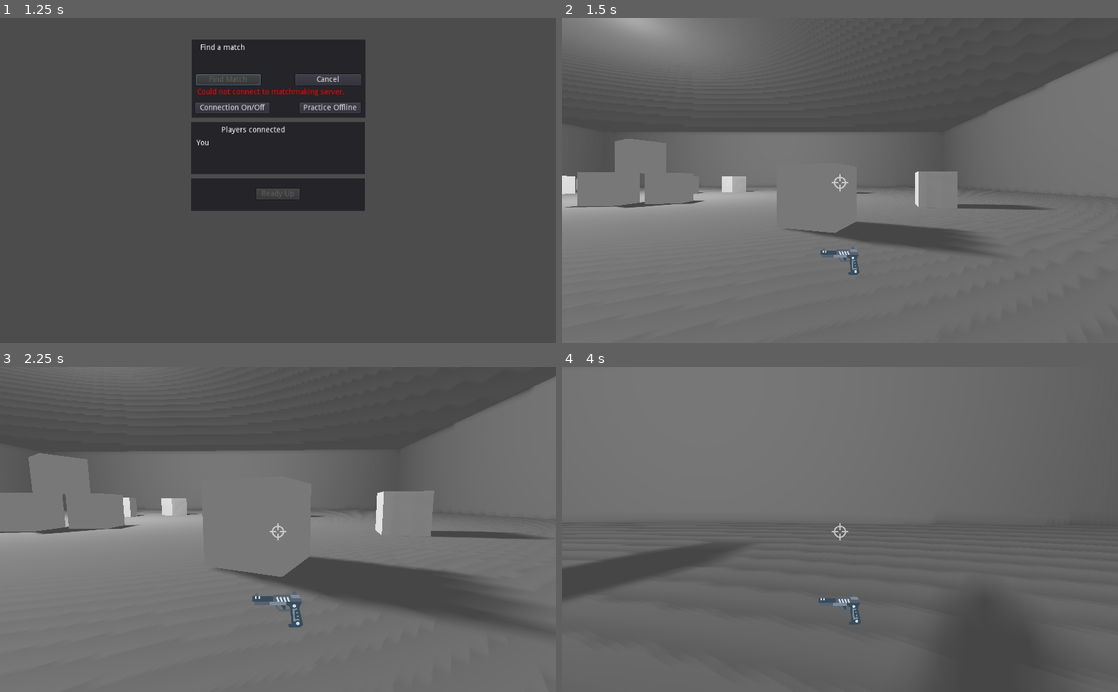
Above: before the commit, frames 1-4 (two rows, left to right).
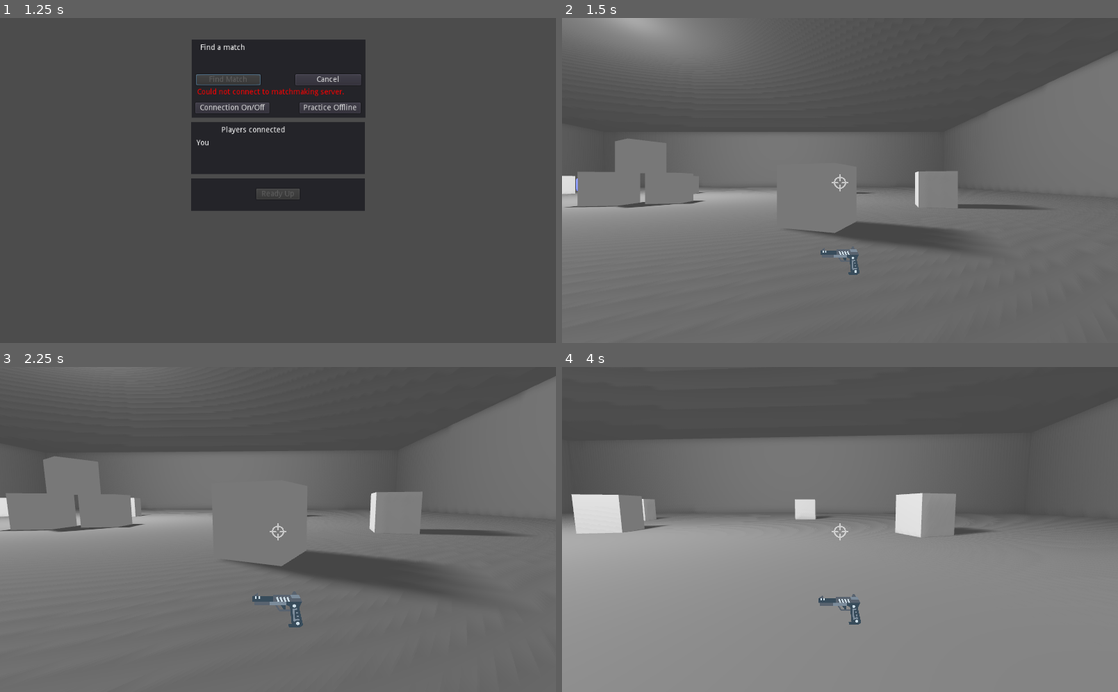
Above: after the commit, the same moments.

Repository: justinwash/duel-fps
Game: Godot game, scene res://game/game.tscn
The game is run twice, just before and just after one commit, with the same random seed, the same clock (stepped at 60 frames per second) and the same inputs.
Inputs (mouse positions are in pixels of both pictures, inside the frame that each line leads up to):
- Up to frame 1 (1.25 s): click "Find Match" at 0.5 s
- Up to frame 2 (1.5 s): click "Practice Offline" at 1.25 s
- Up to frame 3 (2.25 s): tap Enter at 2 s; move the mouse to (305, 529) at 2.02 s; hold W (move_forwards) from 2.03 s (still down); click (305, 529) at 2.1 s
- Up to frame 4 (4 s): keep holding W (move_forwards); tap Space (jump) at 2.27, 3.02 s; move the mouse to (812, 529) at 2.77 s; click (812, 529) at 2.85 s; move the mouse to (851, 523) at 3.52 s; click (851, 523) at 3.6 s

Frame 1 is identical in both runs. In frame 2, 0.2% of the frame differs, in the area x 0-72%, y 47-67%; in frame 3, 4.6%; in frame 4, 75%, in the area x 0-100%, y 0-100%.

Commit message:
fine-tune player movement

Diff:
--- a/maps/test/test.tscn
+++ b/maps/test/test.tscn
@@ -19,7 +19,7 @@
 transform = Transform( 1, 0, 0, 0, 1, 0, 0, 0, 1, 0, 0, 0 )
 
 [node name="OmniLight" parent="Geometry/Room" index="6"]
-transform = Transform( 1, 0, 0, 0, 5.91716, 0, 0, 0, 1, 0, 64.4052, 0 )
+transform = Transform( 0.2, 0, 0, 0, 1.18343, 0, 0, 0, 0.2, 0, 64.4052, 0 )
 
 [node name="MeshInstance" parent="Geometry/Room/OmniLight" index="0"]
 mesh = null
@@ -48,7 +48,7 @@
 transform = Transform( 0.96025, 0, 0.279142, 0, 1, 0, -0.279142, 0, 0.96025, -3.01784, 1, -10.2975 )
 
 [node name="Box8" parent="Geometry/Props" instance=ExtResource( 3 )]
-transform = Transform( 0.480162, 0, 0.87718, 0, 1, 0, -0.87718, 0, 0.480162, 0.725807, 1, -14.0011 )
+transform = Transform( 0.480162, 0, 0.87718, 0, 1, 0, -0.87718, 0, 0.480162, -17.2368, 0, -4.44078 )
 
 [node name="Box9" parent="Geometry/Props" instance=ExtResource( 3 )]
 transform = Transform( 0.950396, 0, 0.311041, 0, 1, 0, -0.311041, 0, 0.950396, -9.90989, 1, -18.9279 )
--- a/player/player.gd
+++ b/player/player.gd
@@ -1,42 +1,38 @@
 extends KinematicBody
 
-const GRAVITY = -24.8
-var vel = Vector3()
-const MAX_SPEED = 20
-const JUMP_SPEED = 18
+const GRAVITY = -20
+const JUMP_SPEED = 7.5
+
+const MAX_SPEED = 12
 const ACCEL = 4.5
-
-var dir = Vector3()
 
 const DEACCEL= 16
 const MAX_SLOPE_ANGLE = 40
 
-var camera
-var rotation_helper
-var anim
-var raycast
-var hud
-
 var MOUSE_SENSITIVITY = 0.05
 
+var dir = Vector3()
+var vel = Vector3()
+
+onready var camera = $RotationHelper/Camera
+onready var rotation_helper = $RotationHelper
+onready var anim = $AnimationPlayer
+onready var raycast = $RotationHelper/RayCast
+onready var hud = $HUD
+
 func _ready():
-	camera = $RotationHelper/Camera
-	rotation_helper = $RotationHelper
-	anim = $AnimationPlayer
-	raycast = $RotationHelper/RayCast
-	hud = $HUD
-
-	if (get_tree().has_network_peer() and !is_network_master()) \
-	or (!get_tree().has_network_peer() and get_network_master() == 0):
+	if is_master_or_player(0):
 		for element in hud.get_children():
 			element.visible = false
 
 func _physics_process(delta):
-	if (get_tree().has_network_peer() and is_network_master()) \
-	or (!get_tree().has_network_peer() and get_network_master() != 0):
+	if is_master_or_player(1):
 		camera.current = true
 		process_input(delta)
 		process_movement(delta)
+
+		if get_tree().has_network_peer():
+			rpc_unreliable("set_pos", global_transform)
 
 func process_input(delta):
 	# walking
@@ -71,14 +67,11 @@
 		if raycast.is_colliding() and coll.has_method("kill"):
 			coll.kill()
 
-		if get_tree().has_network_peer():
-			rpc_unreliable("set_pos", global_transform)
-
 func process_movement(delta):
 	dir.y = 0
 	dir = dir.normalized()
 
-	vel.y += delta * GRAVITY
+	vel.y += delta * GRAVITY * 1.1
 
 	var hvel = vel
 	hvel.y = 0
@@ -98,8 +91,7 @@
 	vel = move_and_slide(vel, Vector3(0, 1, 0), 0.05, 4, deg2rad(MAX_SLOPE_ANGLE))
 
 func _input(event):
-	if (get_tree().has_network_peer() and is_network_master()) \
-	or (!get_tree().has_network_peer() and get_network_master() != 0):
+	if is_master_or_player(1):
 		if event is InputEventMouseMotion and Input.get_mouse_mode() == Input.MOUSE_MODE_CAPTURED:
 			rotation_helper.rotate_x(deg2rad(event.relative.y * MOUSE_SENSITIVITY * -1))
 			self.rotate_y(deg2rad(event.relative.x * MOUSE_SENSITIVITY * -1))
@@ -114,3 +106,10 @@
 
 func kill():
 	print('hit target. do dmg')
+
+func is_master_or_player(id):
+	if (get_tree().has_network_peer() and !is_network_master()) \
+	or (!get_tree().has_network_peer() and get_network_master() == id):
+		return true
+	else:
+		return false
--- a/player/player.tscn
+++ b/player/player.tscn
@@ -34,6 +34,8 @@
 [sub_resource type="CapsuleShape" id=2]
 radius = 0.5
 
+[sub_resource type="CylinderShape" id=7]
+
 [sub_resource type="StyleBoxFlat" id=3]
 
 [sub_resource type="StyleBoxTexture" id=4]
@@ -42,6 +44,15 @@
 
 [sub_resource type="CapsuleMesh" id=6]
 radius = 0.5
+
+[sub_resource type="SpatialMaterial" id=8]
+metallic = 0.23
+metallic_specular = 0.29
+emission_enabled = true
+emission = Color( 0, 0.243137, 1, 1 )
+emission_energy = 2.0
+emission_operator = 0
+emission_on_uv2 = false
 
 [node name="Player" type="KinematicBody"]
 script = ExtResource( 1 )
@@ -52,6 +63,10 @@
 [node name="BodyCollisionShape" type="CollisionShape" parent="."]
 transform = Transform( 1, 0, 0, 0, -4.37114e-08, -1, 0, 1, -4.37114e-08, 0, 0, 0 )
 shape = SubResource( 2 )
+
+[node name="FeetCollisionShape" type="CollisionShape" parent="."]
+transform = Transform( 0.5, 0, 0, 0, -0.5, 4.37114e-08, 0, -4.37114e-08, -0.5, 0, -0.359959, 0 )
+shape = SubResource( 7 )
 
 [node name="HUD" type="CanvasLayer" parent="."]
 
@@ -111,4 +126,4 @@
 transform = Transform( 1, 0, 0, 0, -1.62921e-07, -1, 0, 1, -1.62921e-07, 0, 0, 0 )
 extra_cull_margin = 1.0
 mesh = SubResource( 6 )
-material/0 = null
+material/0 = SubResource( 8 )
--- a/project.godot
+++ b/project.godot
@@ -64,4 +64,10 @@
 
 [rendering]
 
+quality/filters/anisotropic_filter_level=16
+quality/shadows/filter_mode=2
+quality/filters/use_nearest_mipmap_filter=true
+quality/voxel_cone_tracing/high_quality=true
+quality/reflections/atlas_size=4096
+quality/filters/msaa=2
 environment/default_environment="res://default_env.tres"
Not shown: 1 places in player/player.tscn that only renumber resources
Not shown, changed: export/win/duel-fps.win.debug.exe
